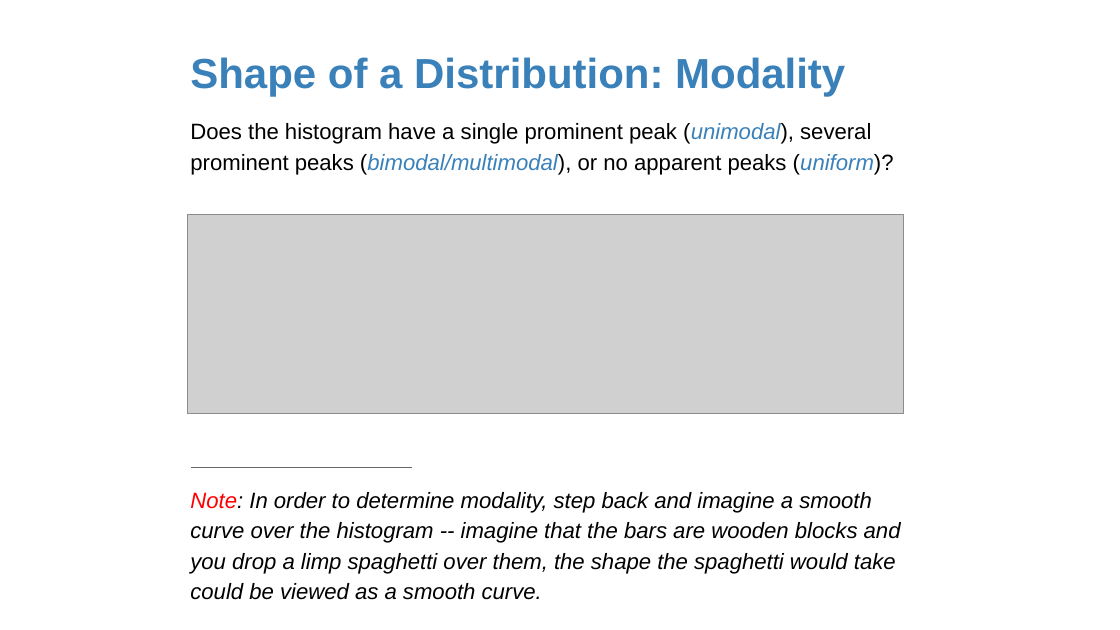
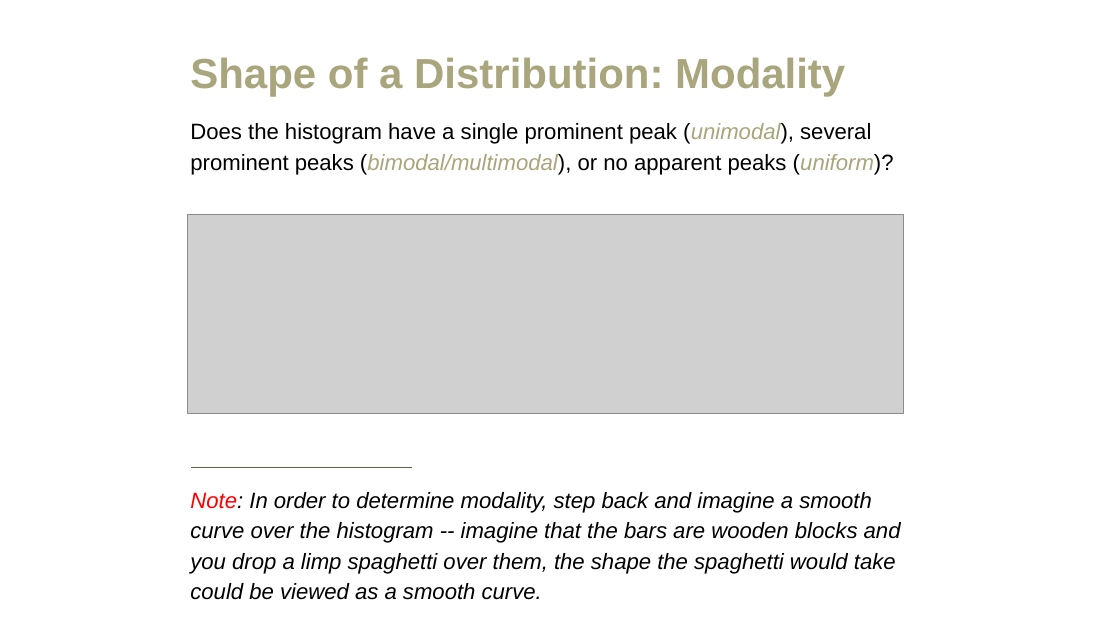
Before and after one commit to amosca01/MATH108-F23, a slide deck: slide 7 of slides/04-summarizing-data.pptx (slide 6 before the commit). Drawn at 1120x630 pixels with LibreOffice and Linux fonts; fonts in the diff are those of the drawing; grey boxes stand for pictures. Boxes give left, top, right and bottom in pixels: in the first picture for what was removed or moved away, otherwise in the second. Text is boxed around its words. In the diff, an @@ line names an element or a change of style, - is before the commit and + after.

```diff
--- a/slides/04-summarizing-data.pptx
+++ b/slides/04-summarizing-data.pptx
@@ title "Shape of a Distribution: Modality" at (x1=190, y1=57, x2=845, y2=96): text colour #3A81BA to #A9A57C @@
@@ text at (x1=190, y1=123, x2=894, y2=175): text colour #3A81BA to #A9A57C in "(unimodal), (bimodal/multimodal), (uniform)?" @@
@@ line (192, 468) - (412, 468): stroke #666666 0.75 pt to #675E47 0.75 pt @@
```
Also in this commit, not shown: 60 other slides changed, 4 slides added, 4 slides removed, 4 other files.
